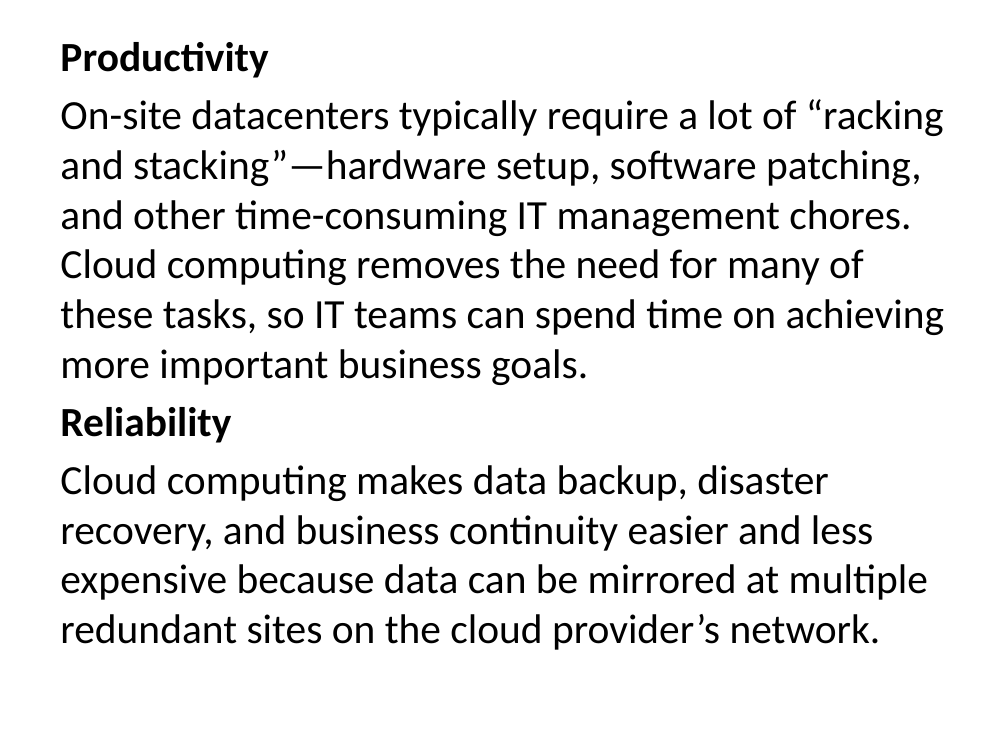
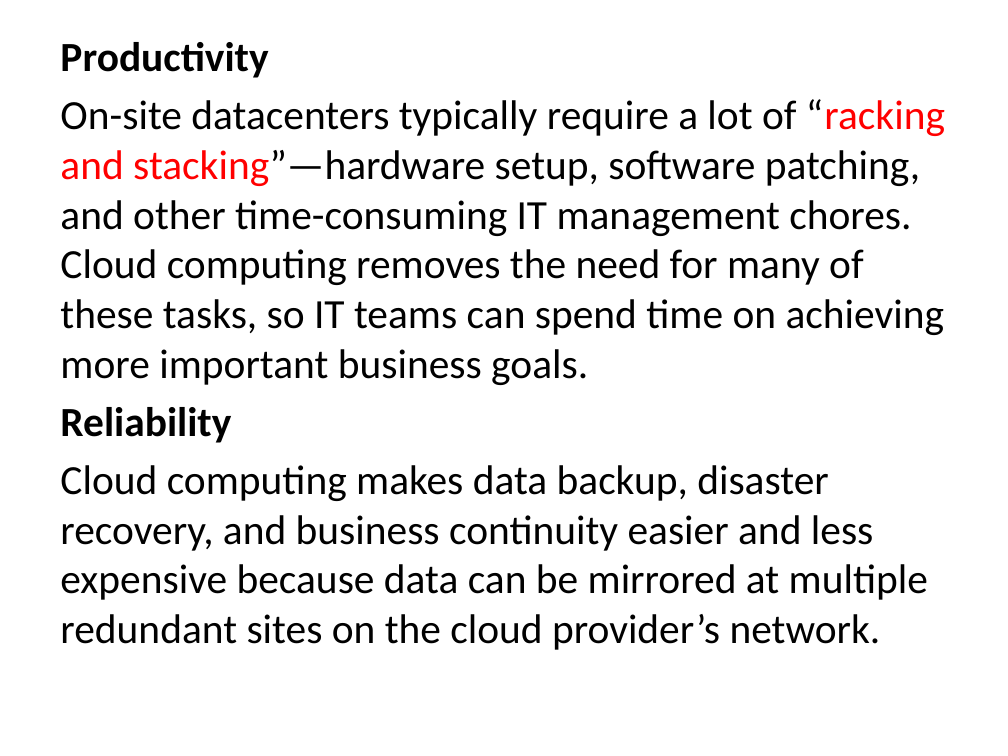
Before and after one commit to myamin66/parallel-distributed-computing-fall-2022, a slide deck: slide 12 of ppts/lec 2.pptx. Drawn at 1008x756 pixels with LibreOffice and Linux fonts; fonts in the diff are those of the drawing. Boxes give left, top, right and bottom in pixels: in the first picture for what was removed or moved away, otherwise in the second. Text is boxed around its words. In the diff, an @@ line names an element or a change of style, - is before the commit and + after.

```diff
--- a/ppts/lec 2.pptx
+++ b/ppts/lec 2.pptx
@@ text at (60, 99, 945, 385): text colour #000000 to #FF0000 in "“racking and stacking”—hardware" @@
```
Also in this commit, not shown: 6 other slides changed, 2 slides added, 1 slide removed, 7 other files.
